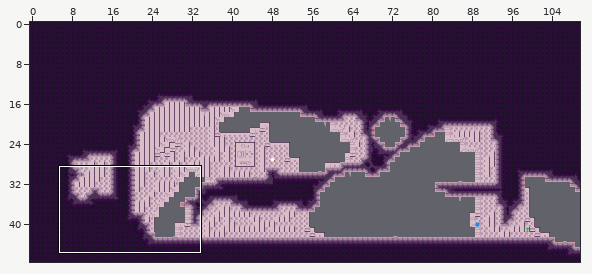
Tiled map (JSON): assets/world/room/intro2.json. Above, an overview of the earlier version with the close-up marked.
Close-up. Before the commit:
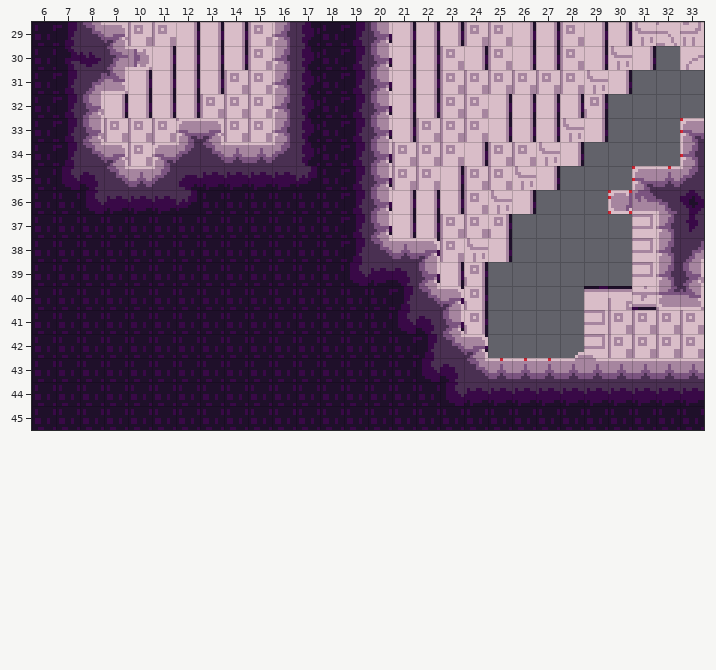
Cells are 8x8 px. Shown: x 6..33, y 29..45. The commit also changed other parts of the map, which this record leaves out.
New version:
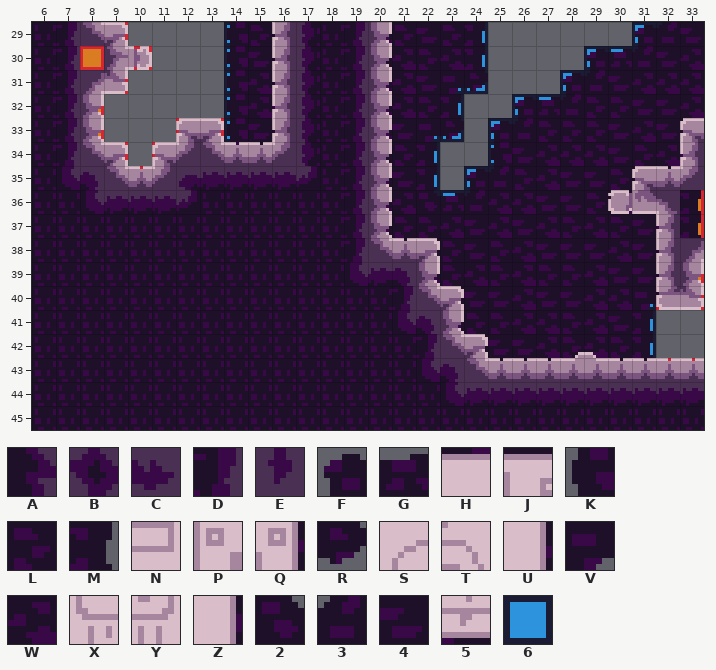
Key: from "stone": A 35, B 46, C 48, D 64, E 72; from "stone_bg_decal": F 0, G 1, H 4, J 5, K 13, L 14, M 15, N 17, P 18, Q 19, R 28, S 30, T 31, U 32, V 39, W 41, X 43, Y 44, Z 45, 2 52, 3 53, 4 54, 5 57; from "tools": 6 20.
_ is an empty cell, # one hidden under a higher layer.
Tiles of an added or newly shown layer are drawn over the layers below it.
The edit:
Layer "bg_draft" (added):
y 29: x 14 _ -> 6; x 24 _ -> 6; x 31..32 __ -> 66
y 30: x 14 _ -> 6; x 24 _ -> 6; x 29..31 ___ -> 666
y 31: x 14 _ -> 6; x 23..24 __ -> 66; x 28..29 __ -> 66
y 32: x 14 _ -> 6; x 23 _ -> 6; x 26..28 ___ -> 666
y 33: x 14 _ -> 6; x 22..23 __ -> 66; x 25..26 __ -> 66
y 34: x 22 _ -> 6; x 25 _ -> 6
y 35: x 22 _ -> 6; x 24..25 __ -> 66
y 36: x 22..24 ___ -> 666
y 40..42: x 31 _ -> 6
Layer "bg":
y 29: x 9..16 PPPZZZPP -> _____KLL; x 20..33 ZZZZPPZZPZZXTY -> WL4LM______F34
y 30: x 8 # -> _; x 10..16 PZZZZPP -> ____K4L; x 20..33 ZZZPZPZZPZXU_S -> LWLWM____FG34W
y 31: x 9..16 PZZZZPPP -> _____KW4; x 20..33 ZZZPPPPPPXU___ -> WW4VR___F34WWW
y 32: x 8..16 PZZZZPPPP -> ______KWW; x 20..33 ZZZPPZZZZQ____ -> WWLM__FG3LL44W
y 33: x 8..16 PPPPPPPPP -> ______K4L; x 20..33 ZZPPPZZZXU____ -> W4VR_F3LLL4W4L
y 34: x 9..11 PPP -> ___; x 14..15 PP -> K4; x 20..33 ZPPPZPPXU_____ -> LLM__K4WWW4LWW
y 35: x 10 P -> _; x 20..32 ZPPZPPXU_____ -> 44M_F3LW44LLL
y 36: x 20..30 ZZZZPXU____ -> WW2G3WW44LW; x 33 _ -> M
y 37: x 20..33 ZZZPPQ_____NP_ -> 4LLW4W4WLWL4WM
y 38: x 21..32 ZZPXU_____NP -> WLL4LW444W4V
y 39: x 22..33 ZZQ______NPP -> WLWLWLLW44M_
y 40: x 23..33 ZQ____HJ5PP -> 444W44WWVR_
y 41: x 23..33 ZQ____NPPPP -> 4LLWWLW4M__
y 42: x 24..33 Q____NPPPP -> W44WLWLM__
y 43: x 25..27 ___ -> LLW; x 30..33 PPPP -> VR__
Layer "map":
y 30: x 7..8 AC -> D_
y 36: x 33 B -> _
y 37: x 33 E -> _
Boxes around the changes in both close-ups, in picture pixels (x1, y1, x2, y2):
changed: (56, 22, 275, 169)
changed: (386, 22, 704, 361)
